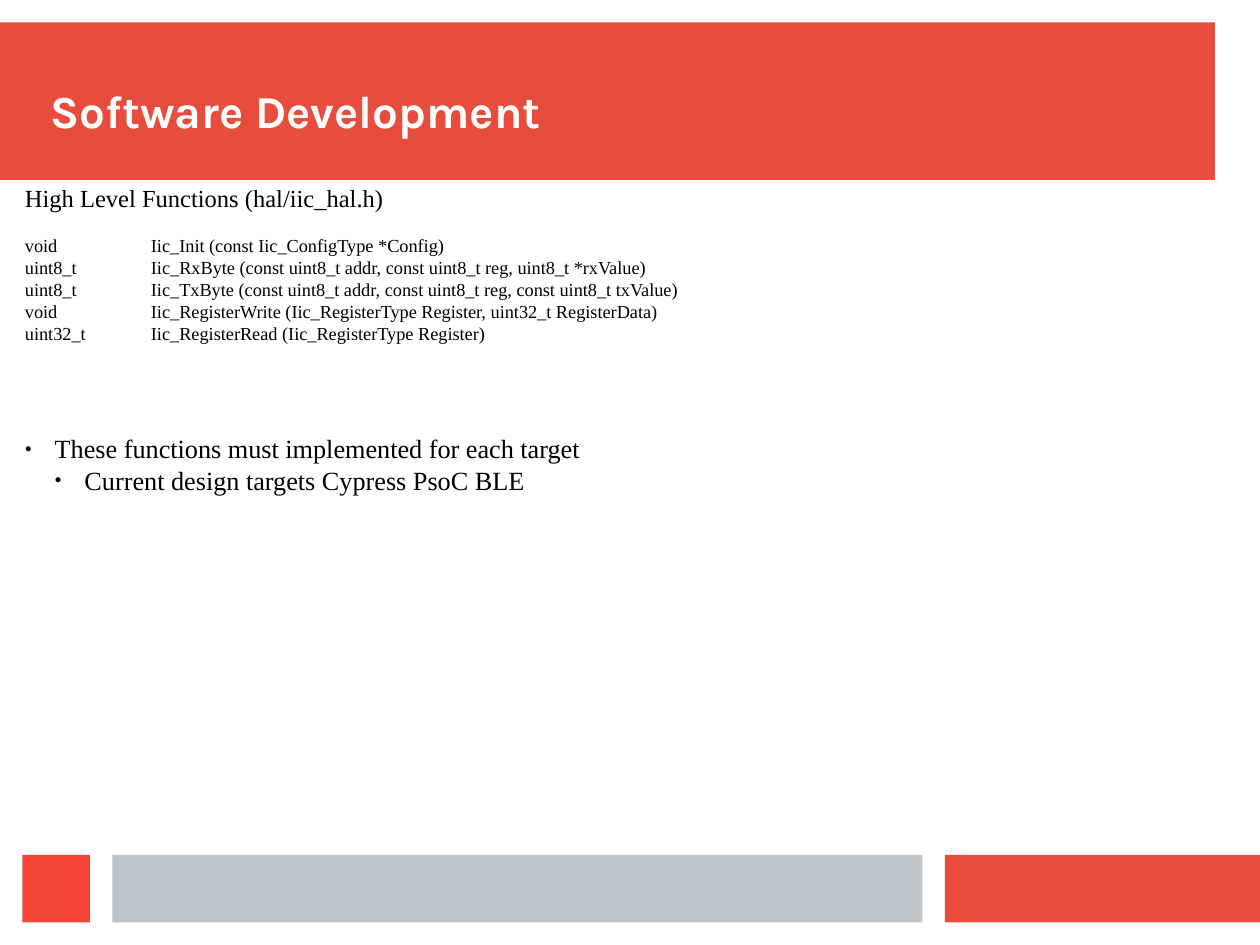
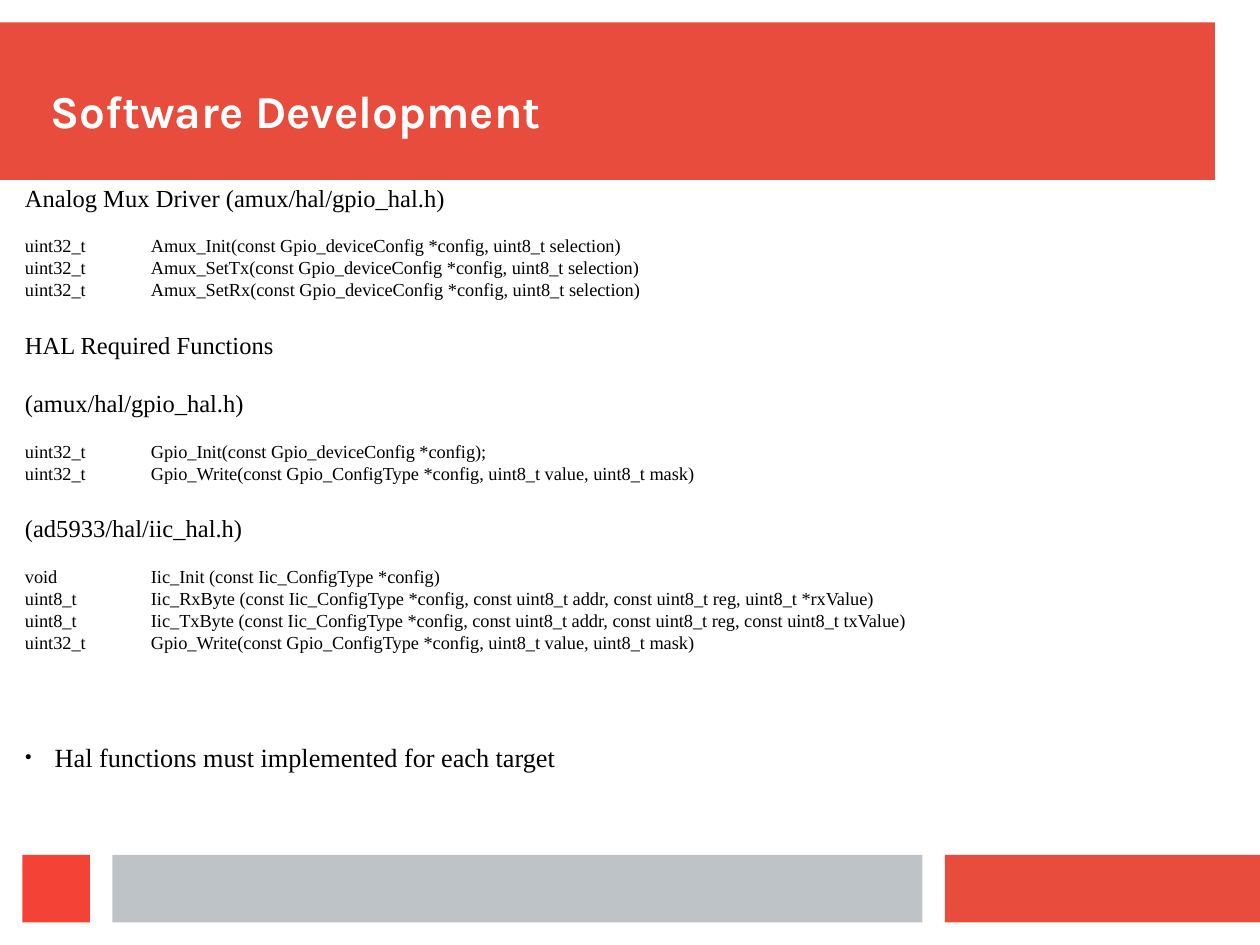
Before and after one commit to ashtonchase/portable_impedance_tomography, a slide deck: slide 20 of documentation/mid_term.odp (slide 13 before the commit). Drawn at 1260x945 pixels with LibreOffice and Linux fonts; fonts in the diff are those of the drawing. Boxes give left, top, right and bottom in pixels: in the first picture for what was removed or moved away, otherwise in the second. Text is boxed around its words. In the diff, an @@ line names an element or a change of style, - is before the commit and + after.

```diff
--- a/documentation/mid_term.odp
+++ b/documentation/mid_term.odp
@@ text at <box>25,190,906,773</box>: text changed @@
-High Level Functions (hal/iic_hal.h)
-void Iic_Init (const Iic_ConfigType *Config)
-uint8_t Iic_RxByte (const uint8_t addr, const uint8_t reg, uint8_t *rxValue)
-uint8_t Iic_TxByte (const uint8_t addr, const uint8_t reg, const uint8_t txValue)
-void Iic_RegisterWrite (Iic_RegisterType Register, uint32_t RegisterData)
-uint32_t Iic_RegisterRead (Iic_RegisterType Register)
-● These functions must implemented for each target
-  ● Current design targets Cypress PsoC BLE
+Analog Mux Driver (amux/hal/gpio_hal.h)
+uint32_t Amux_Init(const Gpio_deviceConfig *config, uint8_t selection)
+uint32_t Amux_SetTx(const Gpio_deviceConfig *config, uint8_t selection)
+uint32_t Amux_SetRx(const Gpio_deviceConfig *config, uint8_t selection)
+HAL Required Functions
+(amux/hal/gpio_hal.h)
+uint32_t Gpio_Init(const Gpio_deviceConfig *config);
+uint32_t Gpio_Write(const Gpio_ConfigType *config, uint8_t value, uint8_t mask)
+(ad5933/hal/iic_hal.h)
+void Iic_Init (const Iic_ConfigType *config)
+uint8_t Iic_RxByte (const Iic_ConfigType *config, const uint8_t addr, const uint8_t reg, uint8_t *rxValue)
+uint8_t Iic_TxByte (const Iic_ConfigType *config, const uint8_t addr, const uint8_t reg, const uint8_t txValue)
+uint32_t Gpio_Write(const Gpio_ConfigType *config, uint8_t value, uint8_t mask)
+● Hal functions must implemented for each target
```
Also in this commit, not shown: 3 other slides changed, 7 slides added, 1 slide removed, 11 other files.
